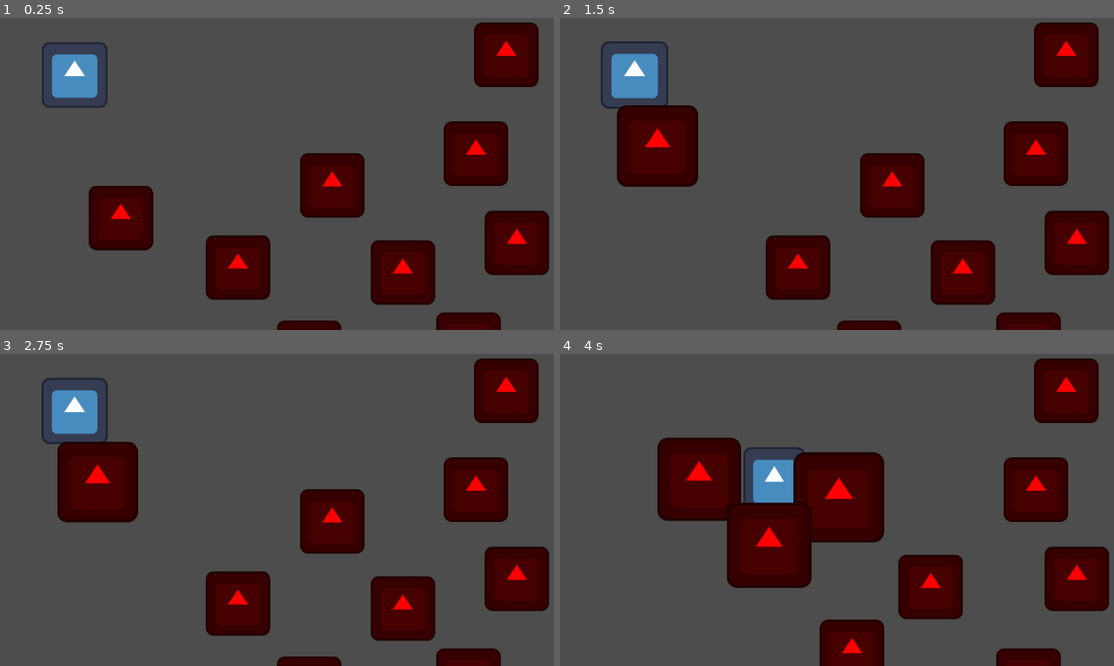
Above: before the commit, frames 1-4 (two rows, left to right).
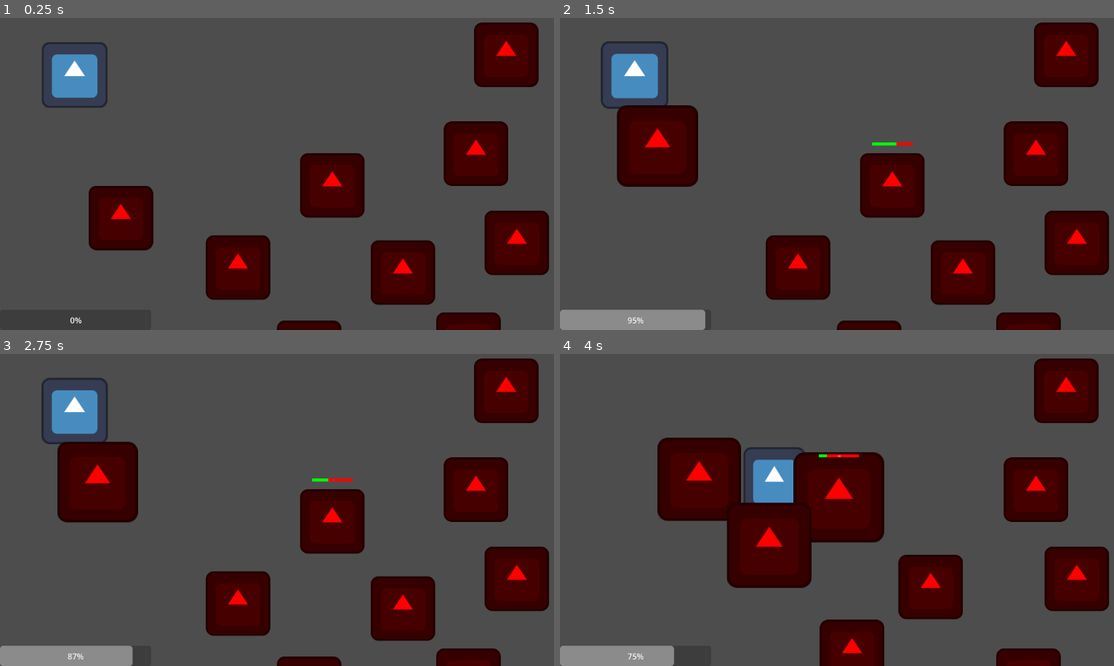
Above: after the commit, the same moments.

Repository: PietPadda/Godot_2D_ARPG
Game: Godot game, scene res://scenes/levels/main.tscn
Two runs of this game, one before a commit and one after it. Both use one fixed random seed, a clock stepped at 60 frames per second and the inputs below. The engine's default icon, where the game draws it, is replaced by a stand-in: a white triangle on a blue panel in a dark square.
Inputs (mouse positions are in pixels of both pictures, inside the frame that each line leads up to):
- Up to frame 1 (0.25 s): no input
- Up to frame 2 (1.5 s): move the mouse to (975, 149) at 0.52 s; hold Space (attack) 0.53-1.28 s; tap Tab (ui_text_completion_replace) at 0.8, 1.35 s; move the mouse to (731, 183) at 1.27 s
- Up to frame 3 (2.75 s): tap Space (attack) at 1.55 s; move the mouse to (349, 432) at 2.02 s; hold Space (attack) from 2.03 s (still down); tap Tab (ui_text_completion_replace) at 2.3 s
- Up to frame 4 (4 s): move the mouse to (820, 569) at 2.77 s; release Space (attack) at 2.78 s; click (820, 569) at 2.85 s; tap Space (attack) at 3.05 s; move the mouse to (1025, 550) at 3.52 s; hold Tab (ui_text_completion_replace) from 3.53 s (still down)

The runs differ from the first frame. In frame 1, less than 0.1% of the frame differs, in the area x 12-15%, y 95-98%; in frame 2, 1.8%, in the area x 0-64%, y 39-100%; in frame 3, 1.6%; in frame 4, 1.4%.

Commit message:
feat(ui): implement player and enemy health bars

Diff:
--- a/data/attack_data.gd
+++ b/data/attack_data.gd
@@ -3,6 +3,9 @@
 class_name AttackData
 extends Resource
 
+# Description
+## A data container for an attack's properties.
+
 @export var damage: int = 10
 @export var range: float = 75.0 # all attacks have range, even melee!
 @export var animation_name: String = "Attack"
--- a/data/stats/character_stats.gd
+++ b/data/stats/character_stats.gd
@@ -3,6 +3,9 @@
 class_name CharacterStats
 extends Resource
 
+# Description
+## A data container for a character's base stats. It holds data and has no logic.
+
 @export var max_health: int = 100
 @export var max_mana: int = 50
 @export var strength: int = 10
--- a/scenes/enemies/skeleton.tscn
+++ b/scenes/enemies/skeleton.tscn
@@ -12,6 +12,10 @@
 [ext_resource type="Script" uid="uid://k3eidh3p84ti" path="res://scripts/components/movement_component.gd" id="7_6ucyf"]
 [ext_resource type="Script" uid="uid://bci6iykvj8w5a" path="res://scripts/components/attack_component.gd" id="10_quxur"]
 [ext_resource type="Resource" uid="uid://b27y5ph3w53qj" path="res://data/attacks/skeleton_claw.tres" id="11_xro8k"]
+[ext_resource type="PackedScene" uid="uid://c4bbgluq74ake" path="res://scenes/ui/HealthBar.tscn" id="13_xro8k"]
+
+[sub_resource type="CircleShape2D" id="CircleShape2D_s0h66"]
+radius = 406.769
 
 [sub_resource type="Animation" id="Animation_pxfki"]
 resource_name = "Attack"
@@ -50,9 +54,6 @@
 &"RESET": SubResource("Animation_quxur")
 }
 
-[sub_resource type="CircleShape2D" id="CircleShape2D_s0h66"]
-radius = 406.769
-
 [node name="Skeleton" type="CharacterBody2D"]
 collision_layer = 2
 collision_mask = 6
@@ -60,6 +61,17 @@
 
 [node name="AnimationComponent" type="Node" parent="."]
 script = ExtResource("2_pxfki")
+
+[node name="AggroRadius" type="Area2D" parent="."]
+collision_layer = 0
+collision_mask = 4
+
+[node name="CollisionShape2D" type="CollisionShape2D" parent="AggroRadius"]
+position = Vector2(-2, 0)
+shape = SubResource("CircleShape2D_s0h66")
+
+[node name="CollisionShape2D" type="CollisionPolygon2D" parent="."]
+polygon = PackedVector2Array(-64, -51, -60, -60, -50, -64, 53, -64, 60, -59, 64, -51, 64, 52, 60, 59, 52, 64, -53, 64, -60, 59, -64, 51)
 
 [node name="AnimationPlayer" type="AnimationPlayer" parent="."]
 libraries = {
@@ -83,16 +95,9 @@
 modulate = Color(1, 0, 0, 1)
 texture = ExtResource("1_p728r")
 
-[node name="CollisionShape2D" type="CollisionPolygon2D" parent="."]
-polygon = PackedVector2Array(-64, -51, -60, -60, -50, -64, 53, -64, 60, -59, 64, -51, 64, 52, 60, 59, 52, 64, -53, 64, -60, 59, -64, 51)
-
-[node name="AggroRadius" type="Area2D" parent="."]
-collision_layer = 0
-collision_mask = 4
-
-[node name="CollisionShape2D" type="CollisionShape2D" parent="AggroRadius"]
-position = Vector2(-2, 0)
-shape = SubResource("CircleShape2D_s0h66")
+[node name="HealthBar" parent="." instance=ExtResource("13_xro8k")]
+offset_top = -85.0
+offset_bottom = -55.0
 
 [node name="StatsComponent" type="Node" parent="."]
 script = ExtResource("2_xxwgs")
--- a/scenes/levels/main.tscn
+++ b/scenes/levels/main.tscn
@@ -1,8 +1,9 @@
-[gd_scene load_steps=4 format=3 uid="uid://cys1ord7jy672"]
+[gd_scene load_steps=5 format=3 uid="uid://cys1ord7jy672"]
 
 [ext_resource type="PackedScene" uid="uid://c04jx6vcgex1j" path="res://scenes/player/player.tscn" id="1_72ix8"]
 [ext_resource type="Script" uid="uid://dyk4hmsc77wwb" path="res://scripts/levels/main.gd" id="1_y0acb"]
 [ext_resource type="PackedScene" uid="uid://dg2sqch3jtd3h" path="res://scenes/enemies/skeleton.tscn" id="2_2vj2h"]
+[ext_resource type="PackedScene" uid="uid://mhkp0k8x04dx" path="res://scenes/ui/HUD.tscn" id="4_j4d2a"]
 
 [node name="Main" type="Node2D"]
 script = ExtResource("1_y0acb")
@@ -36,3 +37,5 @@
 
 [node name="Skeleton9" parent="." instance=ExtResource("2_2vj2h")]
 position = Vector2(472, 524)
+
+[node name="HUD" parent="." instance=ExtResource("4_j4d2a")]
--- a/scenes/player/player.tscn
+++ b/scenes/player/player.tscn
@@ -115,7 +115,7 @@
 &"RESET": SubResource("Animation_gx1jg")
 }
 
-[node name="Player" type="CharacterBody2D"]
+[node name="Player" type="CharacterBody2D" groups=["player"]]
 collision_layer = 4
 collision_mask = 2
 script = ExtResource("1_dovo2")
--- /dev/null
+++ b/scenes/ui/HUD.tscn
@@ -0,0 +1,15 @@
+[gd_scene load_steps=2 format=3 uid="uid://mhkp0k8x04dx"]
+
+[ext_resource type="Script" uid="uid://dhvhugt6bxkun" path="res://scripts/ui/hud.gd" id="1_kw0id"]
+
+[node name="HUD" type="CanvasLayer"]
+script = ExtResource("1_kw0id")
+
+[node name="PlayerHealthBar" type="ProgressBar" parent="."]
+anchors_preset = 2
+anchor_top = 1.0
+anchor_bottom = 1.0
+offset_top = -40.0
+offset_right = 300.0
+grow_vertical = 0
+step = 1.0
--- /dev/null
+++ b/scenes/ui/HealthBar.tscn
@@ -0,0 +1,31 @@
+[gd_scene load_steps=4 format=3 uid="uid://c4bbgluq74ake"]
+
+[ext_resource type="Script" uid="uid://drfow5v68x20h" path="res://scripts/ui/health_bar.gd" id="1_5fhnc"]
+
+[sub_resource type="StyleBoxFlat" id="StyleBoxFlat_vhms7"]
+bg_color = Color(1, 0, 0, 1)
+
+[sub_resource type="StyleBoxFlat" id="StyleBoxFlat_5fhnc"]
+bg_color = Color(0, 1, 0, 1)
+
+[node name="HealthBar" type="ProgressBar"]
+custom_minimum_size = Vector2(0, 8)
+anchors_preset = 8
+anchor_left = 0.5
+anchor_top = 0.5
+anchor_right = 0.5
+anchor_bottom = 0.5
+offset_left = -40.0
+offset_top = -3.5
+offset_right = 360.0
+offset_bottom = 26.5
+grow_horizontal = 2
+grow_vertical = 2
+scale = Vector2(0.2, 0.2)
+size_flags_horizontal = 4
+size_flags_vertical = 4
+theme_override_styles/background = SubResource("StyleBoxFlat_vhms7")
+theme_override_styles/fill = SubResource("StyleBoxFlat_5fhnc")
+step = 1.0
+value = 50.0
+script = ExtResource("1_5fhnc")
--- a/scripts/components/stats_component.gd
+++ b/scripts/components/stats_component.gd
@@ -5,6 +5,7 @@
 
 # signals
 signal died
+signal health_changed(current_health, max_health)
 
 # Link to the resource file that holds the base stats.
 @export var stats_data: CharacterStats
@@ -20,7 +21,8 @@
 
 	# Initialize the current stats from the base stats data.
 	current_health = stats_data.max_health
-
+	# Emit the signal on ready to set the initial health bar value.
+	emit_signal("health_changed", current_health, stats_data.max_health)
 	# For testing: print the initialized health.
 	print("%s initialized with %d HP." % [get_parent().name, current_health])
 
@@ -32,6 +34,8 @@
 		return # early exit
 
 	current_health -= damage_amount # decr life
+	# Emit the signal every time damage is taken.
+	emit_signal("health_changed", current_health, stats_data.max_health)
 	print("%s took %d damage, %d HP remaining." % [get_parent().name, damage_amount, current_health])
 
 	if current_health <= 0: # if dead
--- a/scripts/enemies/skeleton.gd
+++ b/scripts/enemies/skeleton.gd
@@ -2,6 +2,12 @@
 extends CharacterBody2D
 
 @onready var state_machine: StateMachine = $StateMachine
+@onready var stats_component: StatsComponent = $StatsComponent
+@onready var health_bar = $HealthBar
+
+func _ready() -> void:
+	# Connect the stats signal to the health bar's update function
+	stats_component.health_changed.connect(health_bar.update_health)
 
 func _on_aggro_radius_body_entered(body: Node2D) -> void:
 	# Don't re-aggro if we're already chasing or attacking.
--- /dev/null
+++ b/scripts/ui/health_bar.gd
@@ -0,0 +1,12 @@
+# health_bar.gd
+extends ProgressBar
+
+func _ready() -> void:
+	# Hide the health bar by default. Show it when damage is first taken.
+	visible = false
+
+func update_health(current_health: int, max_health: int) -> void:
+	max_value = max_health # set max
+	value = current_health # updat current
+	if current_health < max_health:
+		visible = true # reveal when NOT full
--- /dev/null
+++ b/scripts/ui/hud.gd
@@ -0,0 +1,18 @@
+# hud.gd
+extends CanvasLayer
+
+# scene nodes
+@onready var health_bar: ProgressBar = $PlayerHealthBar
+
+func _ready() -> void:
+	# We need a reference to the player to connect to their signals.
+	# Using groups is a clean way to find the player.
+	var player = get_tree().get_first_node_in_group("player")
+	if player:
+		var player_stats = player.get_node("StatsComponent")
+		# Connect our UI update function to the player's signal.
+		player_stats.health_changed.connect(on_player_health_changed)
+
+func on_player_health_changed(current_health: int, max_health: int) -> void:
+	health_bar.max_value = max_health
+	health_bar.value = current_health
Not shown: 1 places in scenes/enemies/skeleton.tscn that only renumber resources
Not shown, added: scripts/ui/health_bar.gd.uid
Not shown, added: scripts/ui/hud.gd.uid
